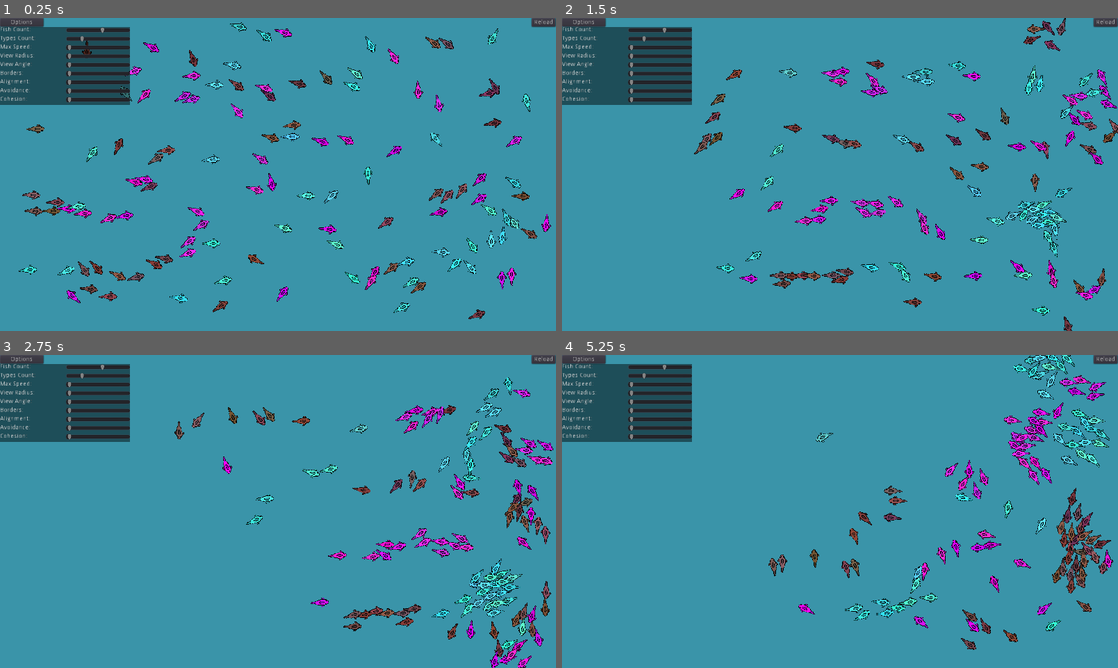
Above: before the commit, frames 1-4 (two rows, left to right).
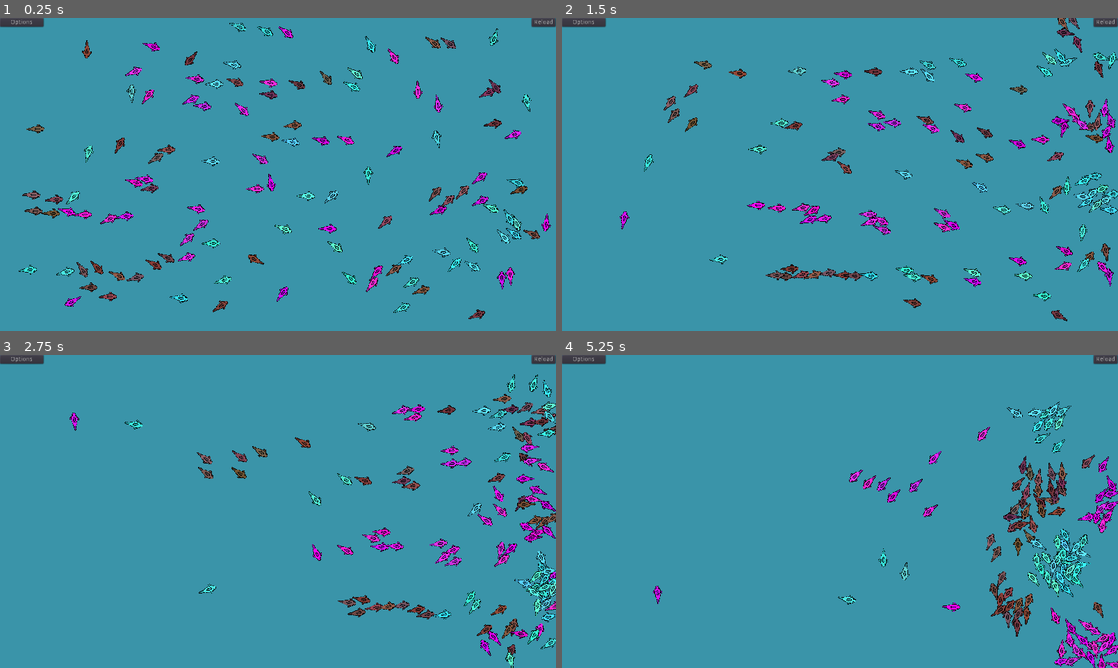
Above: after the commit, the same moments.

Repository: tkwebster/FishSimulation
Game: Godot game, scene res://Scenes/MainScreen.tscn
Same seed, same stepped clock (60 frames per second), same inputs: the game is played once before the commit and once after it.
Inputs:
- Up to frame 1 (0.25 s): no input
- Up to frame 2 (1.5 s): no input
- Up to frame 3 (2.75 s): no input
- Up to frame 4 (5.25 s): no input

The runs differ from the first frame. In frame 1, 10% of the frame differs, in the area x 0-100%, y 1-96%; in frame 2, 15%; in frame 3, 15%; in frame 4, 15%, in the area x 0-100%, y 0-100%.

Commit message:
minor logic update

Diff:
--- a/Scenes/MainScreen.tscn
+++ b/Scenes/MainScreen.tscn
@@ -38,6 +38,7 @@
 }
 
 [node name="Options_Background" type="ColorRect" parent="."]
+visible = false
 margin_top = 20.0
 margin_right = 300.0
 margin_bottom = 200.0
@@ -47,6 +48,7 @@
 }
 
 [node name="Options" type="HBoxContainer" parent="."]
+visible = false
 margin_top = 20.0
 margin_right = 300.0
 margin_bottom = 196.0
@@ -143,6 +145,7 @@
 margin_bottom = 16.0
 min_value = 10.0
 max_value = 200.0
+step = 5.0
 value = 120.0
 
 [node name="Num_Types" type="HSlider" parent="Options/Sliders"]
@@ -161,6 +164,7 @@
 size_flags_vertical = 3
 min_value = 50.0
 max_value = 1000.0
+step = 25.0
 value = 50.0
 __meta__ = {
 "_edit_use_anchors_": false
@@ -172,7 +176,10 @@
 margin_bottom = 76.0
 size_flags_horizontal = 3
 size_flags_vertical = 3
+min_value = 40.0
 max_value = 640.0
+step = 10.0
+value = 40.0
 __meta__ = {
 "_edit_use_anchors_": false
 }
--- a/Script/Fish.gd
+++ b/Script/Fish.gd
@@ -97,6 +97,19 @@
 
 	return avoid_vector
 
+func avoid_collisions_logic():
+	var avoid_vector = Vector2()
+	var count = 0
+
+	for fish in school:
+		if fish != self:
+			if self.position.distance_to(fish.position) <= self.comfort_radius * 1.5:
+				var fish_angle = rad2deg((self.position - fish.position).normalized().angle())
+				if abs(self.rotation-fish_angle) < (view_angle/2.0):
+					avoid_vector += (self.position - fish.position)
+
+	return avoid_vector
+
 func alignment_logic(neighbors):
 	var alignment_vector = Vector2()
 	if neighbors.empty():
@@ -131,6 +144,7 @@
 	accelleration += alignment_logic(neighbors)
 	accelleration += cohesion_logic(neighbors)
 	accelleration += avoid_other_fish_logic()
+	accelleration += avoid_collisions_logic()
 
 	if borders:
 		accelleration += avoid_borders()
Binary file added: Releases/index.png
Not shown, added: Releases/index.png.import
Not shown, added: export_presets.cfg
Not shown, added: Releases/index.html
Not shown, added: Releases/index.js
Not shown, added: Releases/index.pck
Not shown, added: Releases/index.wasm
Not shown, added: Releases/index.zip
